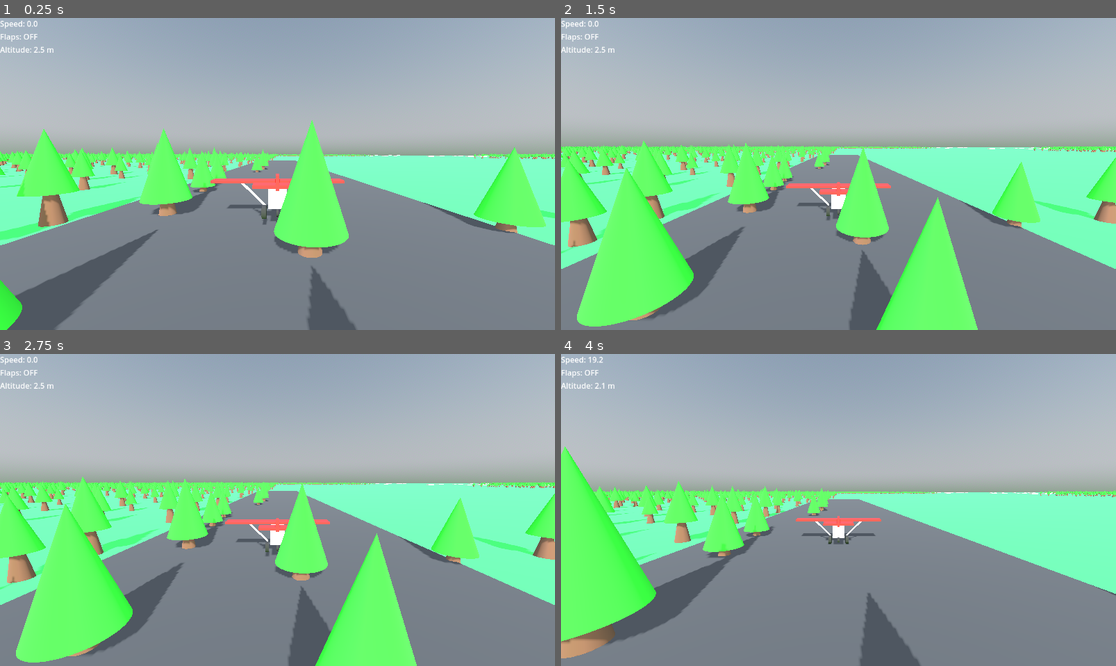
Above: before the commit, frames 1-4 (two rows, left to right).
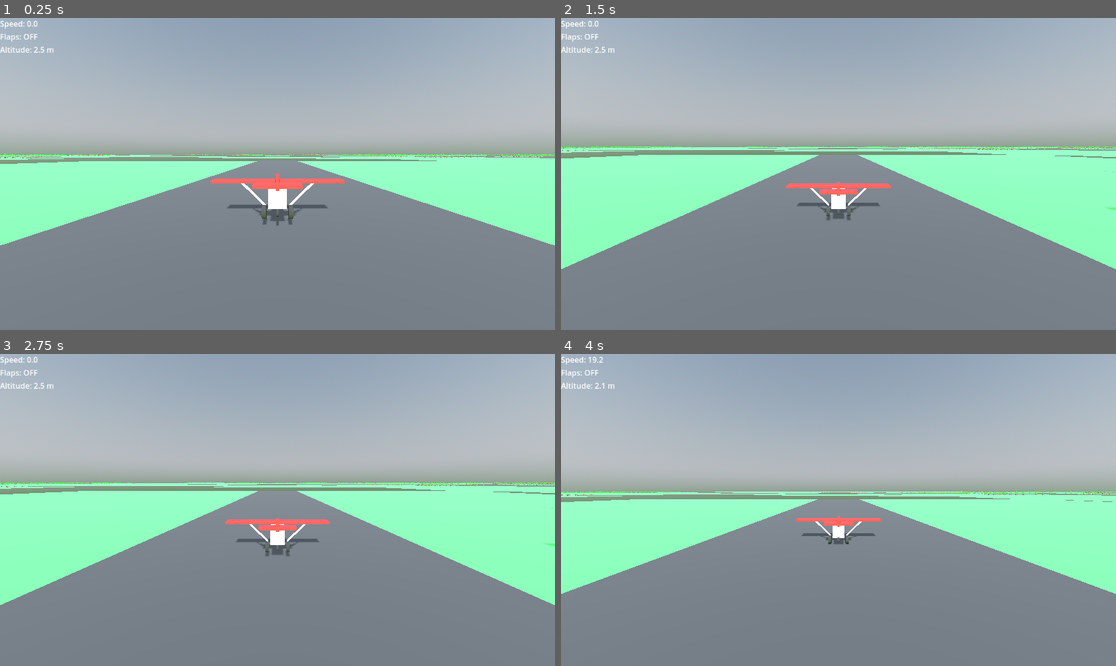
Above: after the commit, the same moments.

Repository: LucasHT22/be-my-copilot
Game: Godot game, scene res://scenes/main.tscn
Same seed, same stepped clock (60 frames per second), same inputs: the game is played once before the commit and once after it.
Inputs:
- Up to frame 1 (0.25 s): no input
- Up to frame 2 (1.5 s): tap Enter (ui_accept) at 0.5, 0.77, 1.07 s; hold Right (ui_right) 0.53-1.28 s; hold Down (ui_down) from 1.28 s (still down)
- Up to frame 3 (2.75 s): tap Enter (ui_accept) at 1.52, 1.82, 2 s; release Down (ui_down) at 2.03 s; hold Right (ui_right) from 2.03 s (still down)
- Up to frame 4 (4 s): tap Enter (ui_accept) at 2.75, 3.02, 3.32, 3.77 s; release Right (ui_right) at 2.78 s; hold Up (ui_up) 2.78-3.53 s; hold Down (ui_down) from 3.53 s (still down)

The runs differ from the first frame. In frame 1, 16% of the frame differs, in the area x 0-100%, y 32-100%; in frame 2, 23%; in frame 3, 23%, in the area x 0-100%, y 39-100%; in frame 4, 14%.

Commit message:
Topography

Diff:
--- a/scenes/Chunk.gd
+++ b/scenes/Chunk.gd
@@ -2,13 +2,23 @@
 
 var chunk_coord: Vector2i
 const SIZE := 256
+const AIRPORT_RADIUS := 120
 
 var noise := FastNoiseLite.new()
+var biome_noise := FastNoiseLite.new()
+var height_noise := FastNoiseLite.new()
 
-func generate(coord: Vector2i):
+func _ready():
 	noise.seed = 12345
 	noise.frequency = 0.002
 
+	biome_noise.seed = 9999
+	biome_noise.frequency = 0.08
+
+	height_noise.seed = 4242
+	height_noise.frequency = 0.01
+
+func generate(coord: Vector2i):
 	chunk_coord = coord
 	position = Vector3(
 		coord.x * SIZE,
@@ -19,60 +29,113 @@
 	generate_ground()
 	generate_content()
 
+	if has_airport():
+		generate_airport()
+
+func has_airport() -> bool:
+	return abs(chunk_coord.x) % 15 == 0 and abs(chunk_coord.y) % 15 == 0
+
+func is_airport_zone(x: float, z: float) -> bool:
+	var cx = chunk_coord.x * SIZE + SIZE / 2
+	var cz = chunk_coord.y * SIZE + SIZE / 2
+	return Vector2(x, z).distance_to(Vector2(cx, cz)) < AIRPORT_RADIUS
+
+func get_biome() -> String:
+	var biome_noise = biome_noise.get_noise_2d(chunk_coord.x, chunk_coord.y)
+
+	if biome_noise < -0.3:
+		return "forest"
+	elif biome_noise < 0.2:
+		return "forest"
+	else:
+		return "plains"
+
+func should_generate_city() -> bool:
+	var v := biome_noise.get_noise_2d(
+		chunk_coord.x * 2.0,
+		chunk_coord.y * 2.0
+	)
+	return v > 0.35
+
+func generate_content():
+	var biome = get_biome()
+	print("Chunk", chunk_coord, "biome:", biome)
+
+	match biome:
+		"sea":
+			generate_sea()
+		"forest":
+			generate_forest()
+		"plains":
+			if should_generate_city():
+				generate_city()
+
 func generate_ground():
-	var ground = StaticBody3D.new()
+	var ground := StaticBody3D.new()
 	ground.name = "Ground"
 
-	var mesh = MeshInstance3D.new()
+	var mesh := MeshInstance3D.new()
 	var plane := PlaneMesh.new()
 	plane.size = Vector2(SIZE, SIZE)
 	mesh.mesh = plane
 
+	var wx = chunk_coord.x * SIZE
+	var wz = chunk_coord.y * SIZE
+	var h = height_noise.get_noise_2d(wx, wz) * 20.0
+
+	mesh.position.y = h
+
 	var mat := StandardMaterial3D.new()
-	mat.albedo_color = Color(0.1, 0.6, 0.2)
+	mat.albedo_color = Color(0.15, 0.55, 0.2)
 	mat.roughness = 1.0
 	mesh.material_override = mat
 
-	var col = CollisionShape3D.new()
+	var col := CollisionShape3D.new()
 	var shape := BoxShape3D.new()
-	shape.size = Vector3(SIZE, 2, SIZE)
+	shape.size = Vector3(SIZE, 4, SIZE)
 	col.shape = shape
+	col.position.y = h - 2
 
 	ground.add_child(mesh)
 	ground.add_child(col)
 	add_child(ground)
 
-func generate_content():
-	var world_x = chunk_coord.x * SIZE
-	var world_z = chunk_coord.y * SIZE
+func generate_city():
+	var city := Node3D.new()
+	city.name = "City"
+	add_child(city)
 
-	var n = noise.get_noise_2d(world_x, world_z)
+	var building_scene := preload("res://scenes/Terminal.tscn")
+	var rng := RandomNumberGenerator.new()
+	rng.seed = hash(chunk_coord)
 
-	if n < -0.2:
-		generate_sea()
-	elif n < 0.2:
-		generate_forest()
-	else:
-		generate_city()
+	for x in range(40, SIZE - 40, 40):
+		for z in range(40, SIZE - 40, 40):
+			var wx = chunk_coord.x * SIZE + x
+			var wz = chunk_coord.y * SIZE + z
 
-func generate_sea():
-	var water = MeshInstance3D.new()
-	water.mesh = PlaneMesh.new()
-	water.mesh.size = Vector2(SIZE, SIZE)
+			if is_airport_zone(wx, wz):
+				continue
 
-	var mat = StandardMaterial3D.new()
-	mat.albedo_color = Color("#1e90ff")
-	water.material_override = mat
+			if rng.randf() < 0.6:
+				continue
 
-	water.position.y = -1
-	add_child(water)
+			var b = building_scene.instantiate()
+			b.position = Vector3(x, 0, z)
+			b.scale = Vector3(
+				rng.randf_range(0.8, 1.3),
+				rng.randf_range(1.0, 4.0),
+				rng.randf_range(0.8, 1.3)
+			)
+			city.add_child(b)
 
 func generate_forest():
-	var forest := get_or_create("Forest")
+	var forest := Node3D.new()
+	forest.name = "Forest"
+	add_child(forest)
 
 	var tree_scene = preload("res://scenes/Tree.tscn")
-
-	var rng = RandomNumberGenerator.new()
+	var rng := RandomNumberGenerator.new()
 	rng.seed = hash(chunk_coord)
 
 	for x in range(0, SIZE, 10):
@@ -80,38 +143,32 @@
 			var wx = chunk_coord.x * SIZE + x
 			var wz = chunk_coord.y * SIZE + z
 
-			var density = noise.get_noise_2d(wx * 0.01, wz * 0.01)
+			if is_airport_zone(wx, wz):
+				continue
 
-			density = (density + 1.0) * 0.5
-
-			if density > 0.45:
+			var cluster = noise.get_noise_2d(wx, wz)
+			if cluster > 0.25:
 				var tree = tree_scene.instantiate()
-				tree.position = Vector3(
-					x + rng.randf_range(-3, 3),
-					0,
-					z + rng.randf_range(-3, 3)
-				)
+				tree.position = Vector3(x, 0, z)
 				tree.scale *= rng.randf_range(0.9, 1.4)
 				forest.add_child(tree)
 
-func generate_city():
-	var city = $City
-	var building_scene = preload("res://scenes/Terminal.tscn")
+func generate_sea():
+	var water := MeshInstance3D.new()
+	var plane := PlaneMesh.new()
+	plane.size = Vector2(SIZE, SIZE)
+	water.mesh = plane
 
-	for i in range(10):
-		var b = building_scene.instantiate()
-		b.position = Vector3(
-			randf_range(0, SIZE),
-			0,
-			randf_range(0, SIZE)
-		)
-		city.add_child(b)
+	var mat := StandardMaterial3D.new()
+	mat.albedo_color = Color(0.1, 0.35, 0.75)
+	mat.roughness = 0.05
+	water.material_override = mat
 
-func get_or_create(name: String) -> Node3D:
-	if has_node(name):
-		return get_node(name) as Node3D
+	water.position.y = -3
+	add_child(water)
 
-	var n := Node3D.new()
-	n.name = name
-	add_child(n)
-	return n
+func generate_airport():
+	var airport_scene = preload("res://scenes/Airport.tscn")
+	var airport = airport_scene.instantiate()
+	airport.position = Vector3(SIZE / 2, 0, SIZE / 2)
+	add_child(airport)
--- a/scenes/World.gd
+++ b/scenes/World.gd
@@ -2,7 +2,7 @@
 
 @export var plane: Node3D
 const CHUNK_SIZE := 256
-const VIEW_DISTANCE := 4
+const VIEW_DISTANCE := 8
 
 var chunks := {}
 var chunk_scene := preload("res://scenes/Chunk.tscn")
